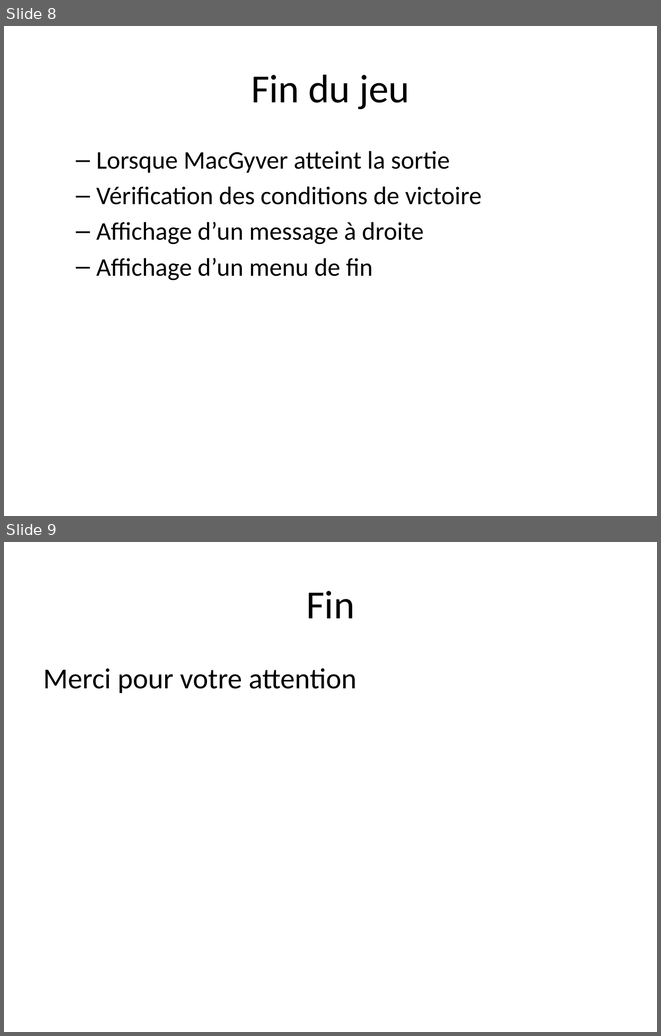
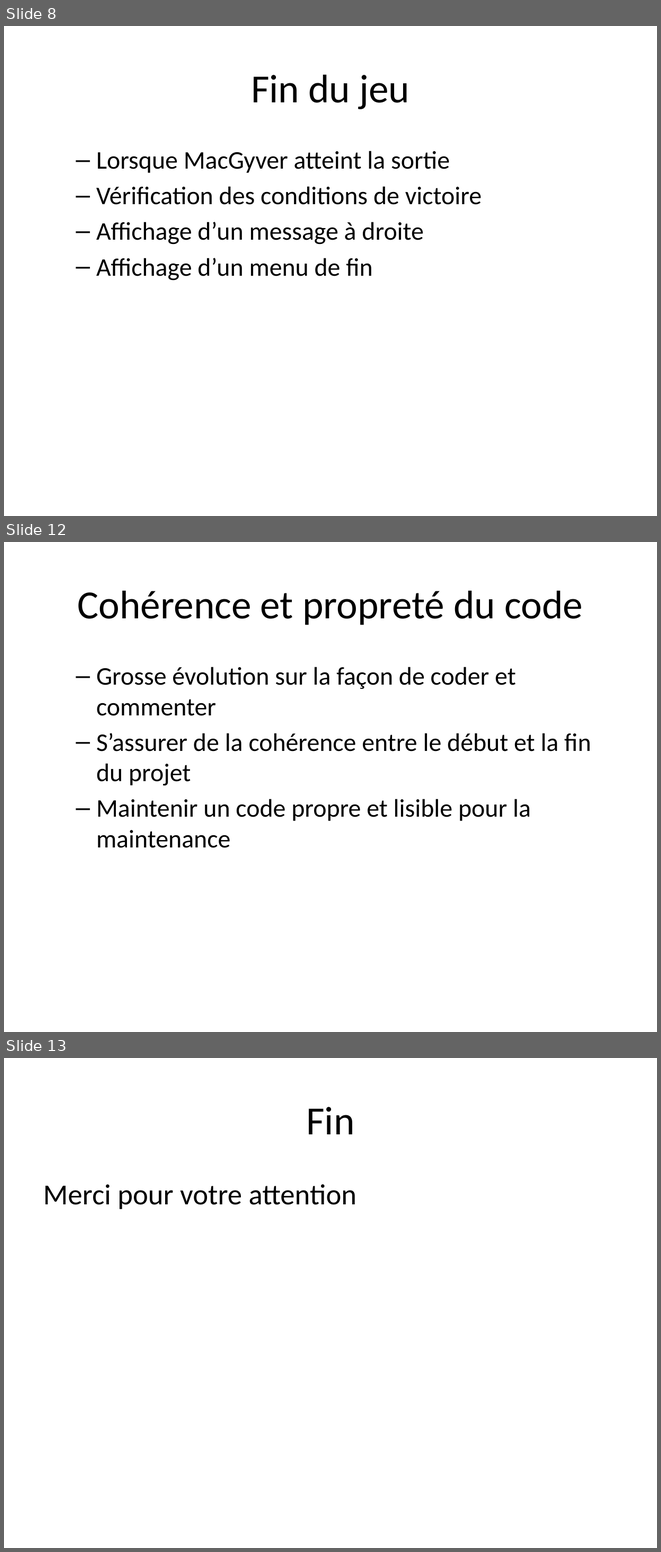
Before and after one commit to GuillaumeOj/HelpMacGyver, a slide deck: Report/Presentation.pptx. Shown one above the other, each under a label of ours: slides 8 and 9 before the commit, slides 8, 12 and 13 after it; the slides between them are not shown. The pictures are 661x1036 and 661x1552 pixels, drawn with LibreOffice and Linux fonts; fonts in the diff are those of the drawing. Boxes give left, top, right and bottom in pixels: in the first picture for what was removed or moved away, otherwise in the second. Text is boxed around its words. In the diff, an @@ line names an element or a change of style, - is before the commit and + after.

```diff
--- a/Report/Presentation.pptx
+++ b/Report/Presentation.pptx
@@ slide 12 added at (4, 542, 657, 1032), background #FFFFFF @@
@@ title added at (78, 590, 583, 625), 44 pt, text #000000 @@
+Cohérence et propreté du code
@@ text added at (96, 667, 591, 848), 28 pt, text #000000 @@
+  – Grosse évolution sur la façon de coder et commenter
+  – S’assurer de la cohérence entre le début et la fin du projet
+  – Maintenir un code propre et lisible pour la maintenance
@@ what was slide 9 is now slide 13 @@
```
Also in this commit, not shown: 3 other slides added.
